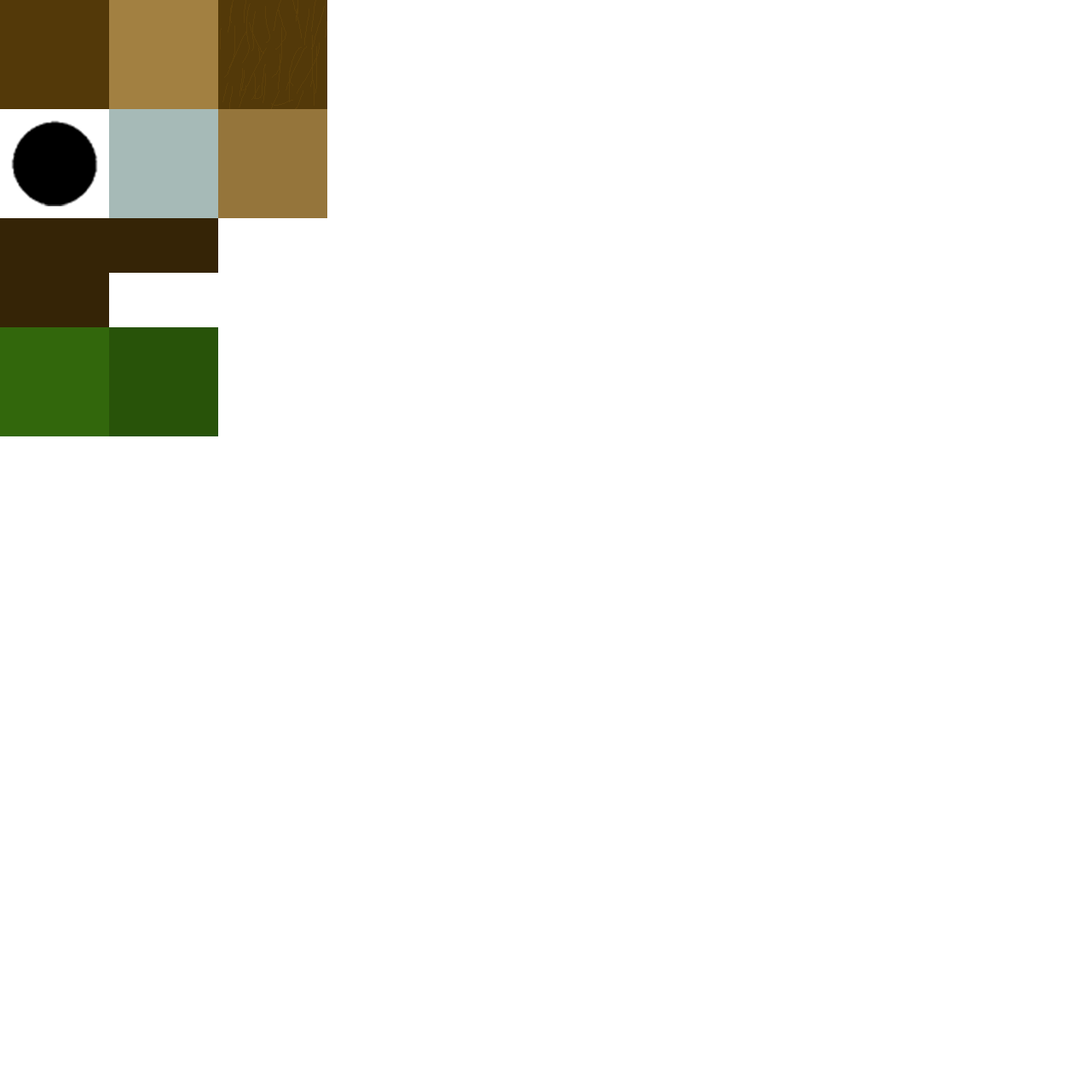
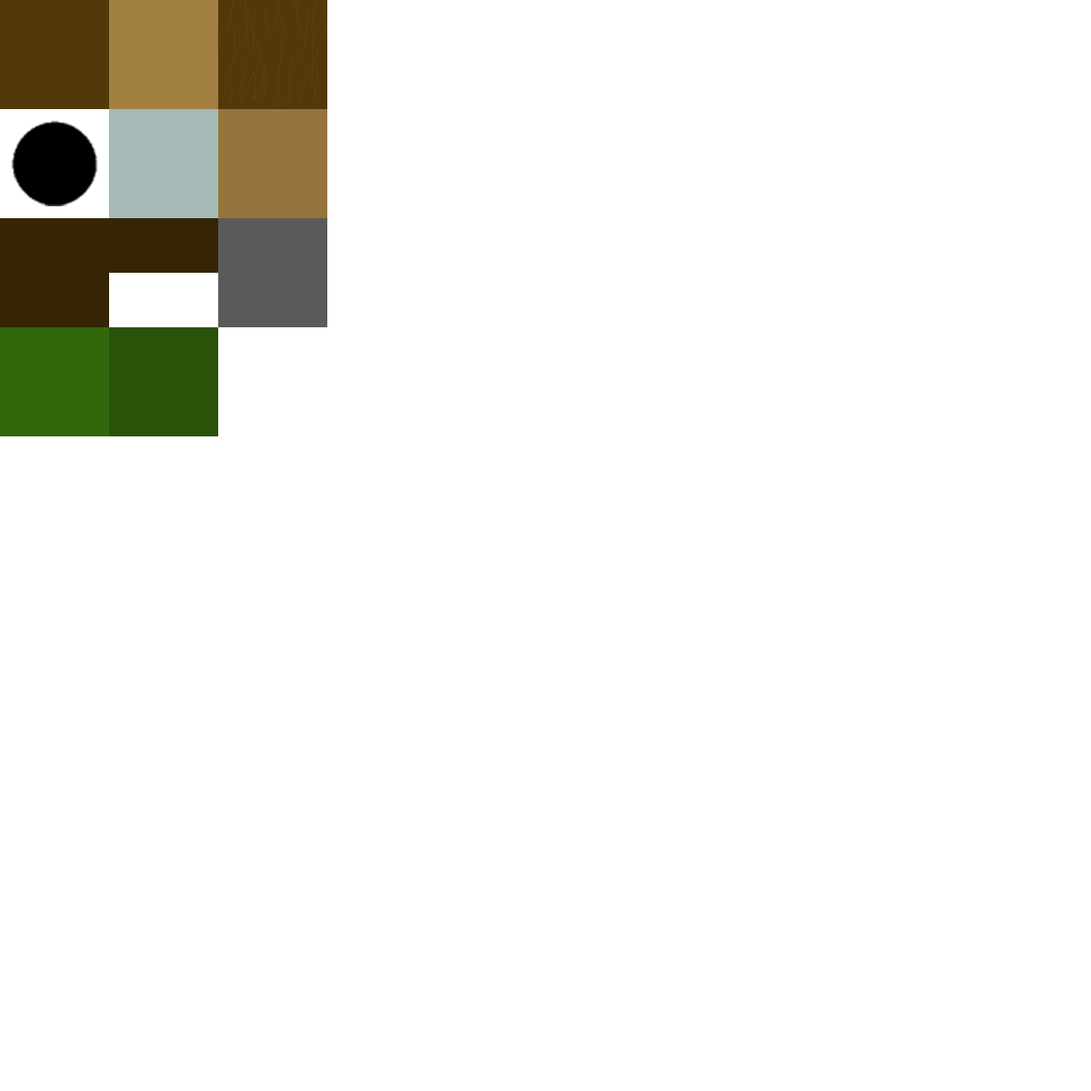
Layers edited between the first and the second 1091 x 1091 image:
painted on "Calque 4" over (218, 218, 328, 328)
